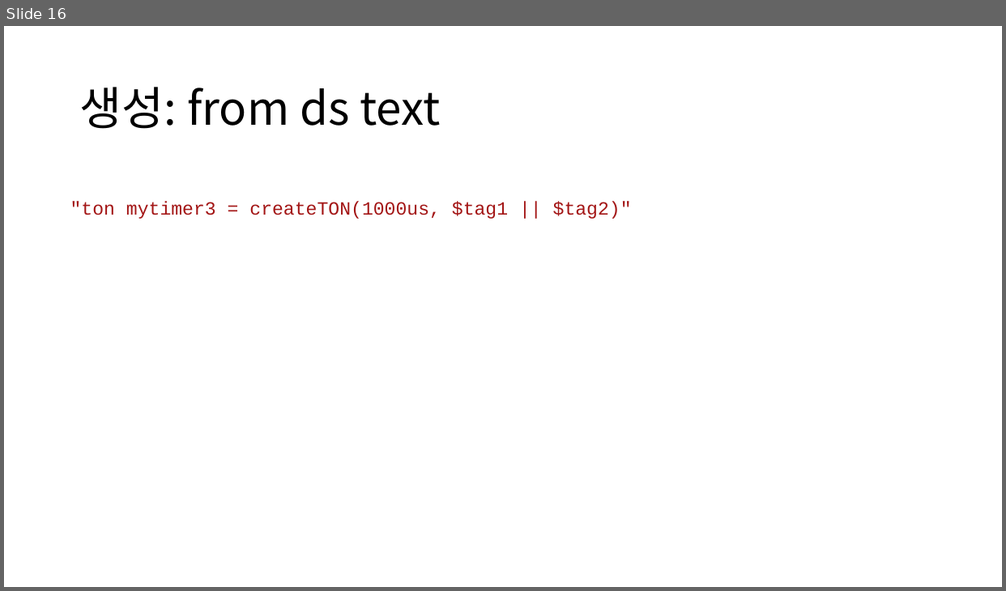
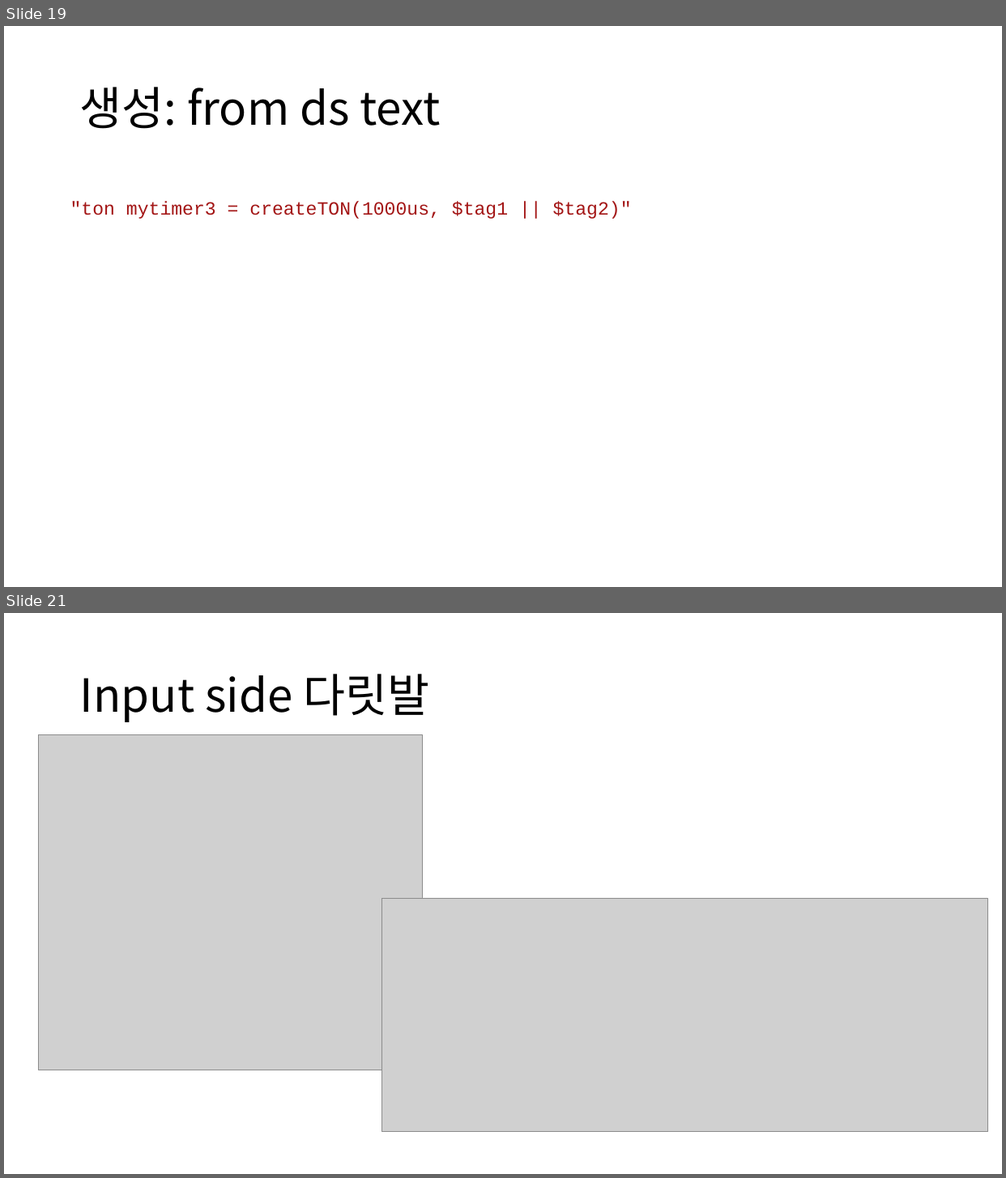
Before and after one commit to DualsoftDev/ds, a slide deck: DsDotNet/src/Engine/Engine.Core/Timer.pptx. Shown one above the other, each under a label of ours: slide 16 before the commit, slides 19 and 21 after it; the slides between them are not shown. The pictures are 1006x591 and 1006x1178 pixels, drawn with LibreOffice and Linux fonts; fonts in the diff are those of the drawing; grey boxes stand for pictures. Boxes give left, top, right and bottom in pixels: in the first picture for what was removed or moved away, otherwise in the second. Text is boxed around its words. In the diff, an @@ line names an element or a change of style, - is before the commit and + after.

```diff
--- a/DsDotNet/src/Engine/Engine.Core/Timer.pptx
+++ b/DsDotNet/src/Engine/Engine.Core/Timer.pptx
@@ slide 21 added at bbox=[4, 613, 1002, 1174], background #FFFFFF @@
@@ title added at bbox=[80, 674, 429, 722], 44 pt, text #000000 @@
+Input side 다릿발
@@ picture added at bbox=[39, 735, 422, 1070] @@
@@ picture added at bbox=[382, 898, 987, 1132] @@
@@ what was slide 16 is now slide 19 @@
```
Also in this commit, not shown: 1 slide changed, 4 other slides added, 5 other files.
